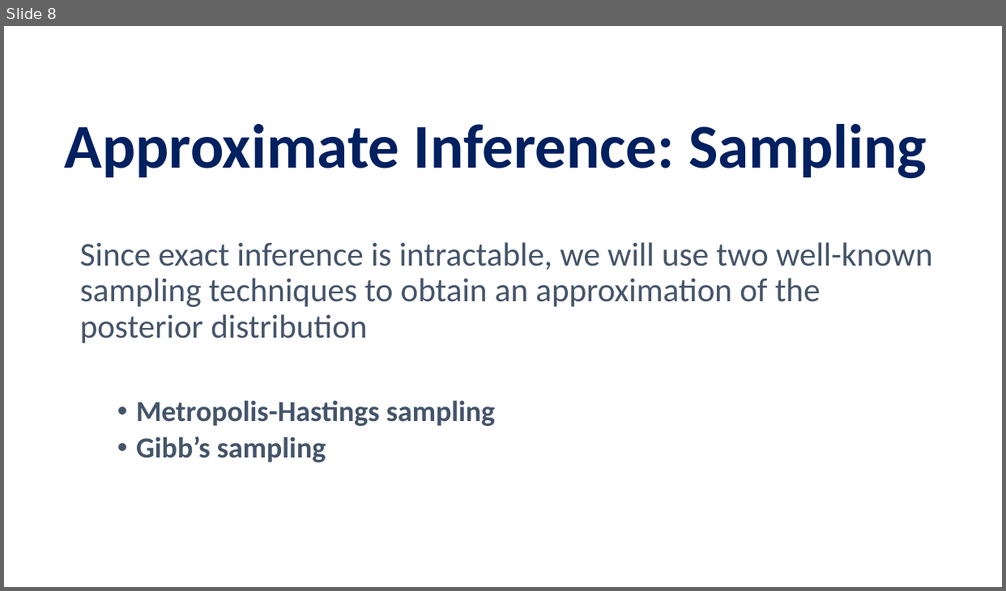
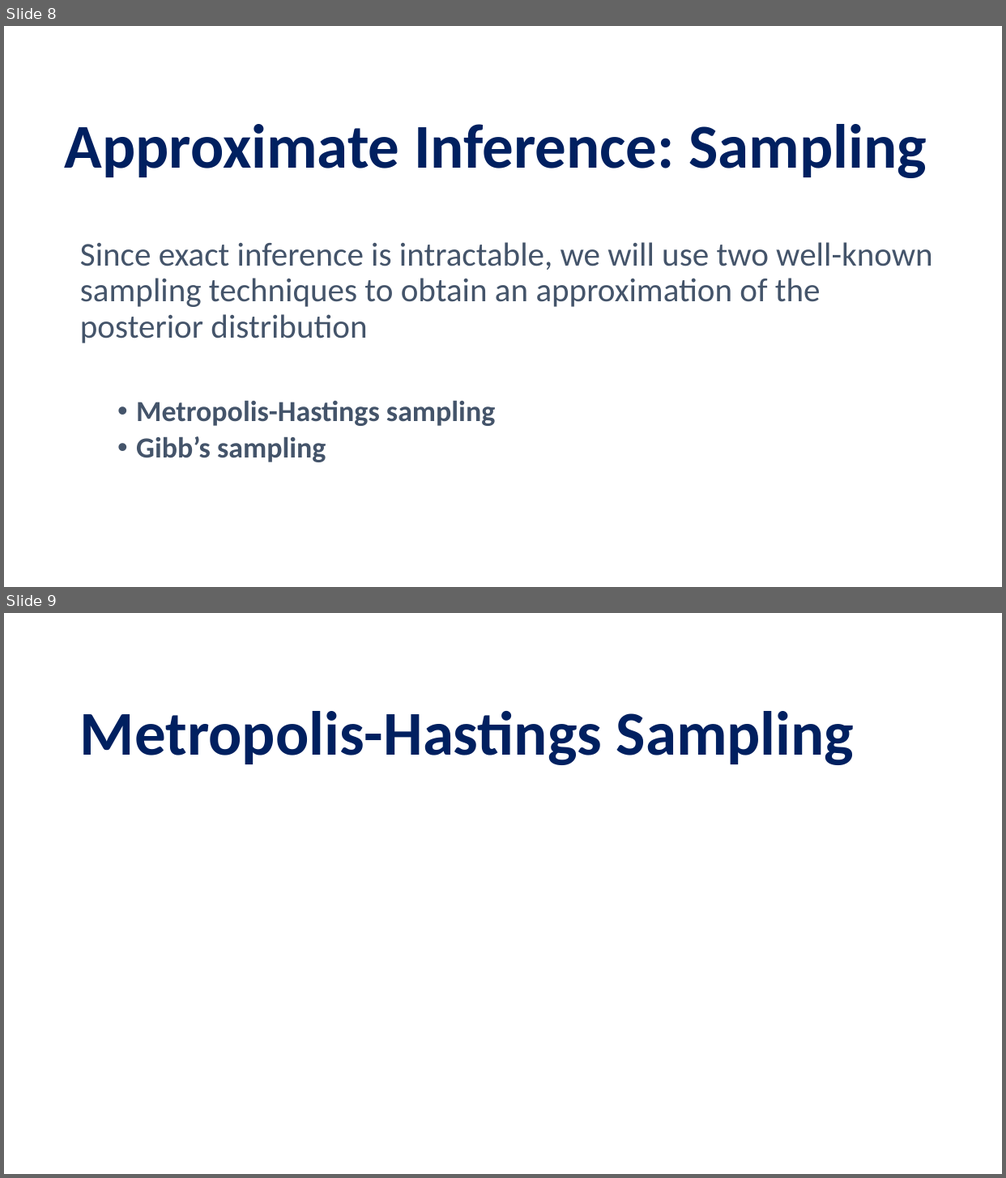
Before and after one commit to pettepiero/Ising-image-denoising, a slide deck: pml.pptm. Shown one above the other, each under a label of ours: slide 8 before the commit, slides 8 and 9 after it. The pictures are 1006x591 and 1006x1178 pixels, drawn with LibreOffice and Linux fonts; fonts in the diff are those of the drawing; grey boxes stand for pictures. Boxes give left, top, right and bottom in pixels: in the first picture for what was removed or moved away, otherwise in the second. Text is boxed around its words. In the diff, an @@ line names an element or a change of style, - is before the commit and + after.

```diff
--- a/pml.pptm
+++ b/pml.pptm
@@ slide 9 added at box(4, 613, 1002, 1174), background #FFFFFF @@
@@ title added at box(80, 711, 854, 765), 60 pt, text #002060, bold @@
+Metropolis-Hastings Sampling
```
Also in this commit, not shown: 5 other slides changed, 10 other slides added, 15 slides removed.
